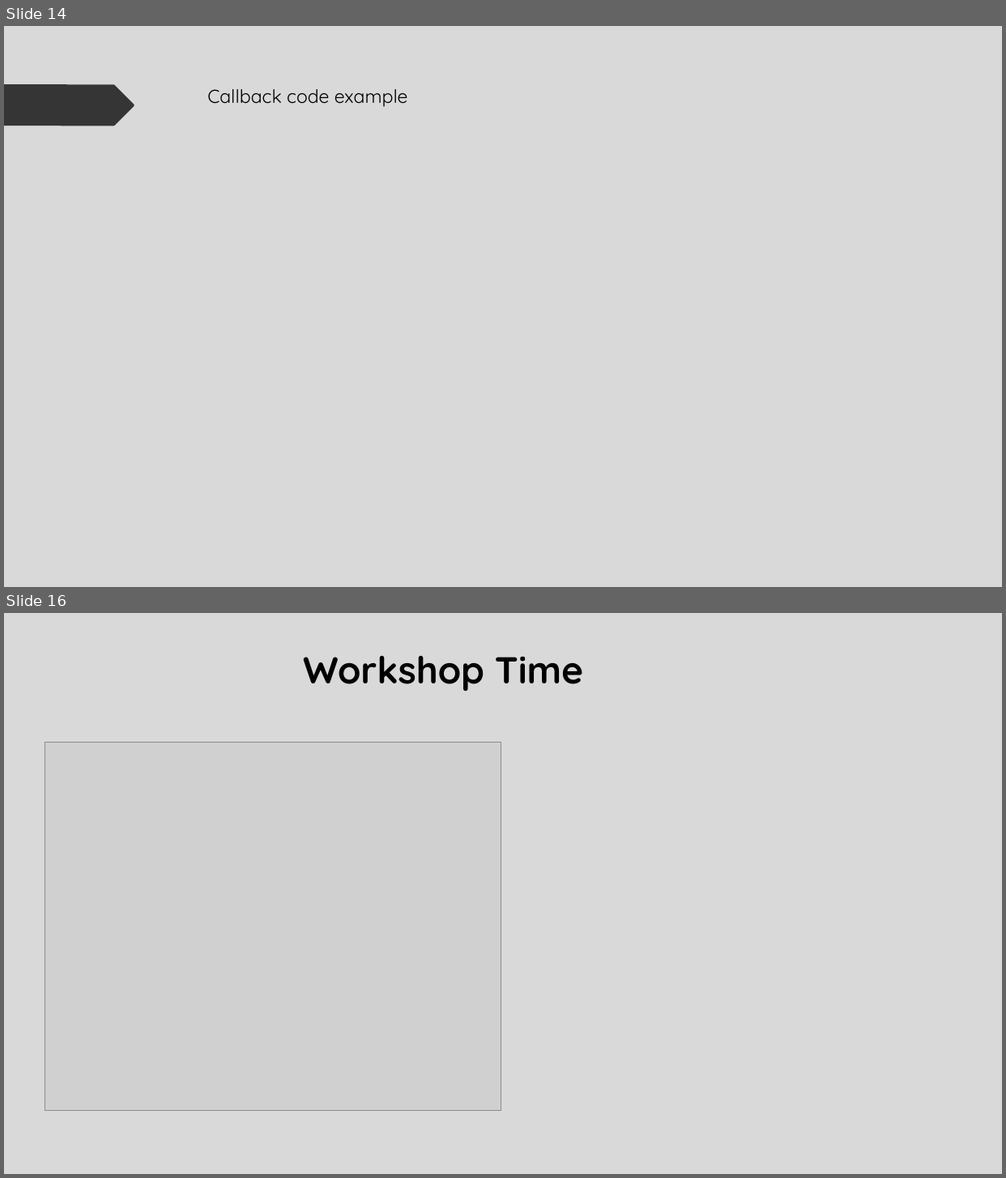
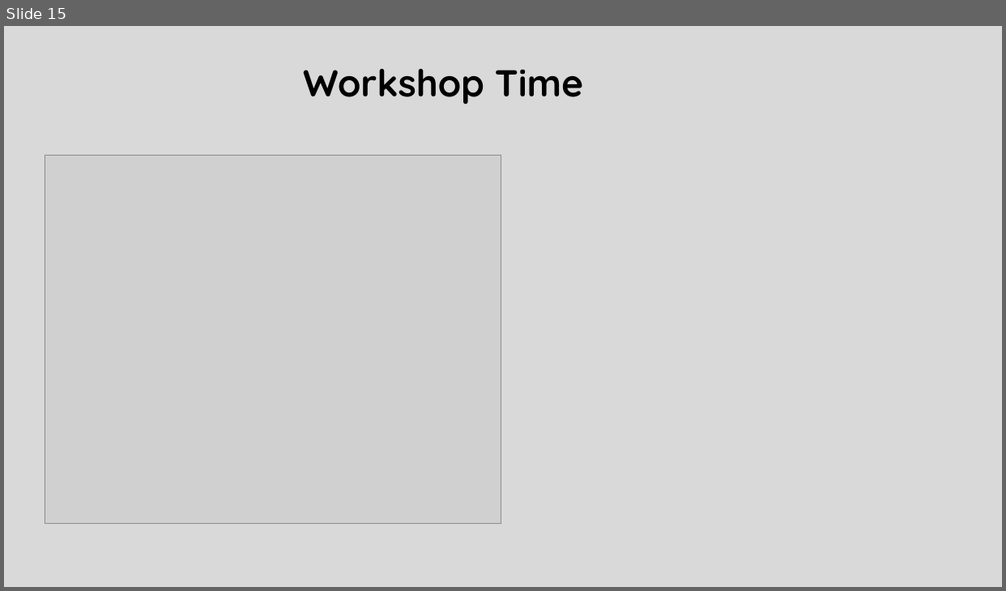
Before and after one commit to calvinmo/NTD2022, a slide deck: Async-Testing-NTD22-V1.pptx. Shown one above the other, each under a label of ours: slides 14 and 16 before the commit, slide 15 after it; the slides between them are not shown. The pictures are 1006x1178 and 1006x591 pixels, drawn with LibreOffice and Linux fonts; fonts in the diff are those of the drawing; grey boxes stand for pictures. Boxes give left, top, right and bottom in pixels: in the first picture for what was removed or moved away, otherwise in the second. Text is boxed around its words. In the diff, an @@ line names an element or a change of style, - is before the commit and + after.

```diff
--- a/Async-Testing-NTD22-V1.pptx
+++ b/Async-Testing-NTD22-V1.pptx
@@ slide 14 removed at (4, 26, 1002, 587), background #D9D9D9 @@
@@ freeform shape removed at (4, 84, 134, 126) @@
@@ text removed at (207, 89, 408, 107) @@
-Callback code example
@@ what was slide 16 is now slide 15 @@
```
Also in this commit, not shown: 13 slides changed.
